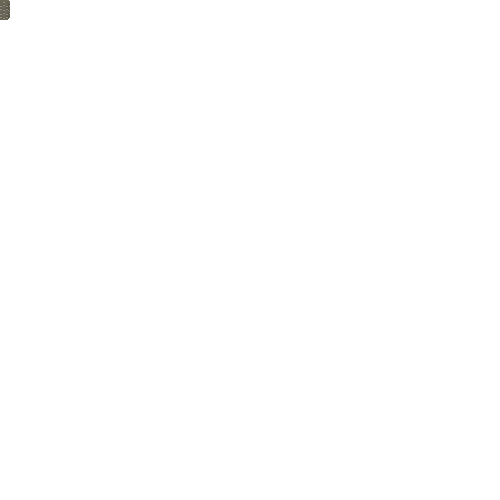
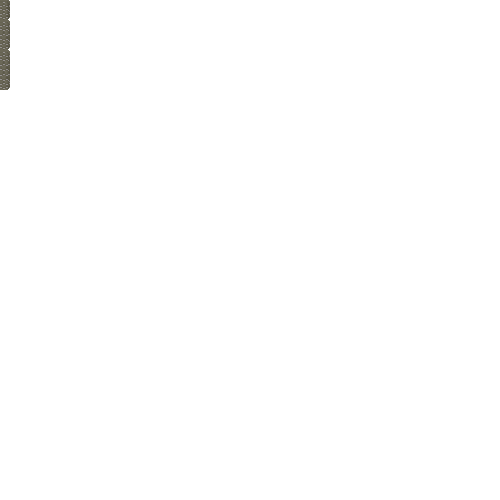
Layered file, before and after one edit (500 x 500). Changes by layer:
painted on "stones" over [0, 2, 10, 90]
painted on "Background" over [0, 0, 10, 90]
